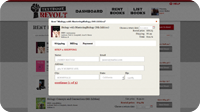
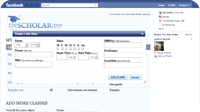
Layer changes from the first 200 x 112 image to the second:
added layer "tsa-add-class" above "tsa-classmates" over [0, 0, 200, 112]
